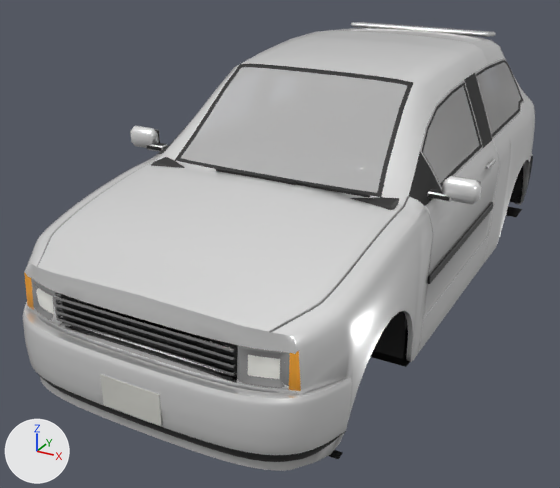
Two versions of the glTF model public/models/hatch.glb, one commit apart.
Both versions are drawn from a 50 mm lens placed at (1.84, -4.0, 2.26), pointed at (-0.22, -0.27, 0.4). Lighting does not change. The marker at lower left points along +X, +Y and +Z. The first picture is the older version. Objects named as collision shapes, trigger or cutter boxes, shadow casters or lower levels of detail are left out. Vertices at exactly the same position are counted once.

Script lines for the objects in view, before the commit:
```python
me_lod0 = bpy.data.meshes.new('LOD0')
me_lod0.from_pydata(...)  # 4536 vertices, 8470 faces; spans x -1.02..1.02, y -1.94..1.86, z 0.17..1.5
# faces by material slot: [6006, 1056, 570, 384, 48, 80, 326]
me_lod0.materials.append(mat_paint)
me_lod0.materials.append(mat_trim)
me_lod0.materials.append(mat_chrome)
me_lod0.materials.append(mat_glass)
me_lod0.materials.append(mat_lamp_head)
me_lod0.materials.append(mat_lamp_tail)
me_lod0.materials.append(mat_interior)
ob_lod0 = bpy.data.objects.new('LOD0', me_lod0)
ob_lod0.location = (0.0, 0.0, 0.0)
```
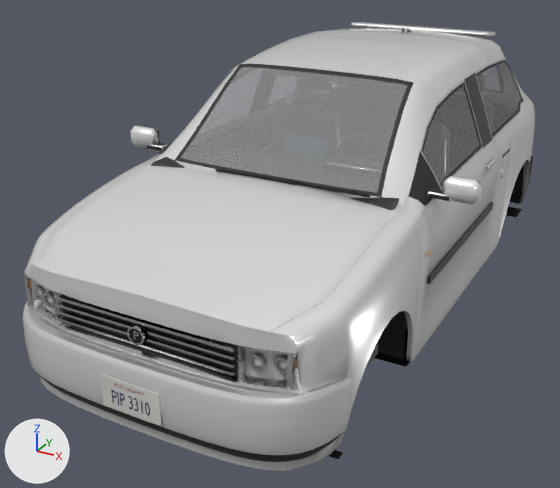
Where the change shows, as pixel boxes [x1, y1, x2, y2] in the pictures (560 x 488 px):
part 1 of me_lod0, added: after [401, 27, 412, 32]
part 2 of me_lod0, added: after [366, 344, 378, 367]
part 3 of me_lod0, added: after [294, 88, 332, 104]
part 4 of me_lod0, added: after [252, 145, 270, 153]
part 5 of me_lod0, built on: before [33, 61, 515, 387]; after [24, 42, 523, 415]
part 6 of me_lod0, recoloured: [25, 30, 521, 398] in both
part 7 of me_lod0, recoloured: [249, 68, 489, 147] in both
part 8 of me_lod0, recoloured: before [24, 272, 301, 391]

What changed in the scene script:
```text
Add mat_gloss:
    mat_gloss = bpy.data.materials.new('gloss')
    mat_gloss.use_nodes = True; mat_gloss.node_tree.nodes.clear()
    _N = mat_gloss.node_tree.nodes; _L = mat_gloss.node_tree.links
    n0 = _N.new('ShaderNodeBsdfPrincipled'); n0.name = 'Principled BSDF'
    n0.inputs[2].default_value = 0.06  # 'Roughness'
    n1 = _N.new('ShaderNodeOutputMaterial'); n1.name = 'Material Output'
    n2 = _N.new('ShaderNodeVertexColor'); n2.name = 'Color Attribute'
    _L.new(n0.outputs[0], n1.inputs[0])  # 'BSDF' to 'Surface'
    _L.new(n2.outputs[0], n0.inputs[0])  # 'Color' to 'Base Color'
Add mat_lamp_ind:
    mat_lamp_ind = bpy.data.materials.new('lamp_ind')
    mat_lamp_ind.use_nodes = True; mat_lamp_ind.node_tree.nodes.clear()
    _N = mat_lamp_ind.node_tree.nodes; _L = mat_lamp_ind.node_tree.links
    n0 = _N.new('ShaderNodeBsdfPrincipled'); n0.name = 'Principled BSDF'
    n0.inputs[2].default_value = 0.1  # 'Roughness'
    n1 = _N.new('ShaderNodeOutputMaterial'); n1.name = 'Material Output'
    n2 = _N.new('ShaderNodeVertexColor'); n2.name = 'Color Attribute'
    _L.new(n0.outputs[0], n1.inputs[0])  # 'BSDF' to 'Surface'
    _L.new(n2.outputs[0], n0.inputs[0])  # 'Color' to 'Base Color'
Add mat_lamp_rev:
    mat_lamp_rev = bpy.data.materials.new('lamp_rev')
    mat_lamp_rev.use_nodes = True; mat_lamp_rev.node_tree.nodes.clear()
    _N = mat_lamp_rev.node_tree.nodes; _L = mat_lamp_rev.node_tree.links
    n0 = _N.new('ShaderNodeBsdfPrincipled'); n0.name = 'Principled BSDF'
    n0.inputs[2].default_value = 0.1  # 'Roughness'
    n1 = _N.new('ShaderNodeOutputMaterial'); n1.name = 'Material Output'
    n2 = _N.new('ShaderNodeVertexColor'); n2.name = 'Color Attribute'
    _L.new(n0.outputs[0], n1.inputs[0])  # 'BSDF' to 'Surface'
    _L.new(n2.outputs[0], n0.inputs[0])  # 'Color' to 'Base Color'
Change me_lod0:
    remove me_lod0.from_pydata(...)  # 4536 vertices, 8470 faces; spans x -1.02..1.02, y -1.94..1.86, z 0.17..1.5
    add me_lod0.from_pydata(...)  # 6969 vertices, 12366 faces; spans x -1.02..1.02, y -1.94..1.86, z 0.1..1.51
    me_lod0 part 1: the loose piece of 24 vertices spanning x -0.5..0.5, y 1.3..1.5, z 1.43..1.47 is copied, and the copy is scaled about its middle by (0.0244, 0.598, 1.54), then moved by (0.0, -0.3, 0.02); it spans x -0.02..0.02, y 1.03..1.17, z 1.44..1.51
    me_lod0 part 2: the loose piece of 24 vertices spanning x 0.77..0.89, y -0.62..-0.56, z 0.98..1.01 is copied, and the copy is scaled about its middle by (0.34, 2.74, 1.86), then moved by (-0.08, -0.63, -0.56); it spans x 0.73..0.77, y -1.3..-1.15, z 0.4..0.46
    me_lod0 part 3: the loose piece of 24 vertices spanning x 0.16..0.52, y -0.51..-0.33, z 0.98..1.04 is copied, and the copy is scaled about its middle by (0.635, 0.0816, 1.06), then moved by (-0.34, 0.12, 0.31); it spans x -0.11..0.11, y -0.31..-0.29, z 1.29..1.35
    me_lod0 part 4: the loose piece of 24 vertices spanning x -0.85..-0.82, y 0.25..0.41, z 0.88..0.9 is copied, and the copy is scaled about its middle by (3.56, 3.55, 2.06), then moved by (0.15, -0.2, -0.14); it spans x -0.72..-0.65, y -0.13..0.39, z 0.73..0.77
    me_lod0 part 5: 61 vertices moved within x -0.84..0.83, y -1.82..1.75, z 0.17..1.27; 140 vertices removed from x -0.84..0.84, y -1.85..1.75, z 0.17..1.0; 2189 vertices added at x -0.84..0.84, y -1.94..1.86, z 0.1..1.45
    me_lod0 part 6: 1123 kept faces spanning x -0.83..0.84, y -1.9..1.84, z 0.17..1.48 get new vertex colours
    me_lod0 part 7: 12 faces spanning x -0.78..0.78, y 0.33..0.53, z 0.97..1.36 switch from mat_trim to mat_gloss
    me_lod0 part 8: 16 faces spanning x -0.71..0.71, y -1.79..-1.78, z 0.56..0.74 switch from mat_lamp_head to mat_glass
    other edits to the shape of me_lod0 do not show in these pictures
    add me_lod0.materials.append(mat_lamp_rev)
    add me_lod0.materials.append(mat_lamp_ind)
```
